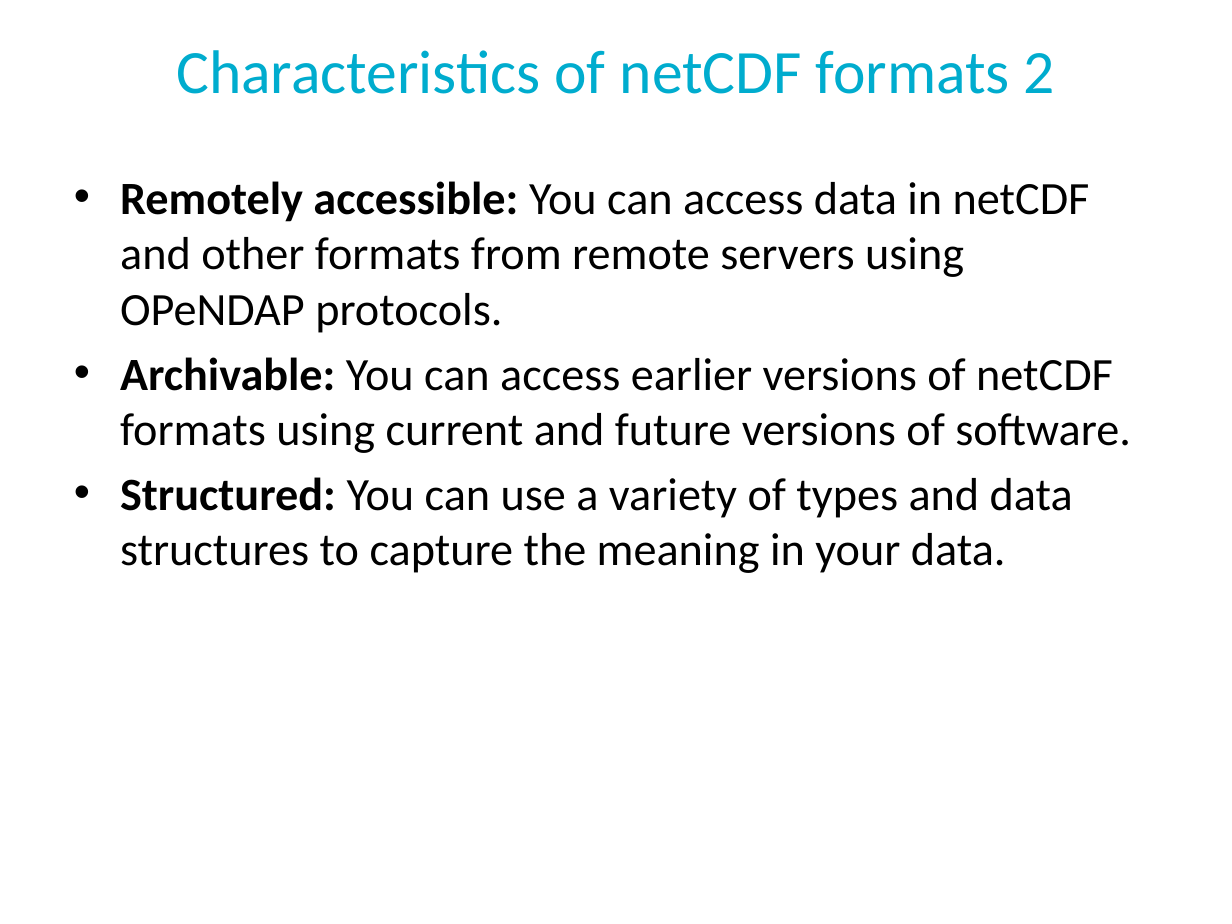
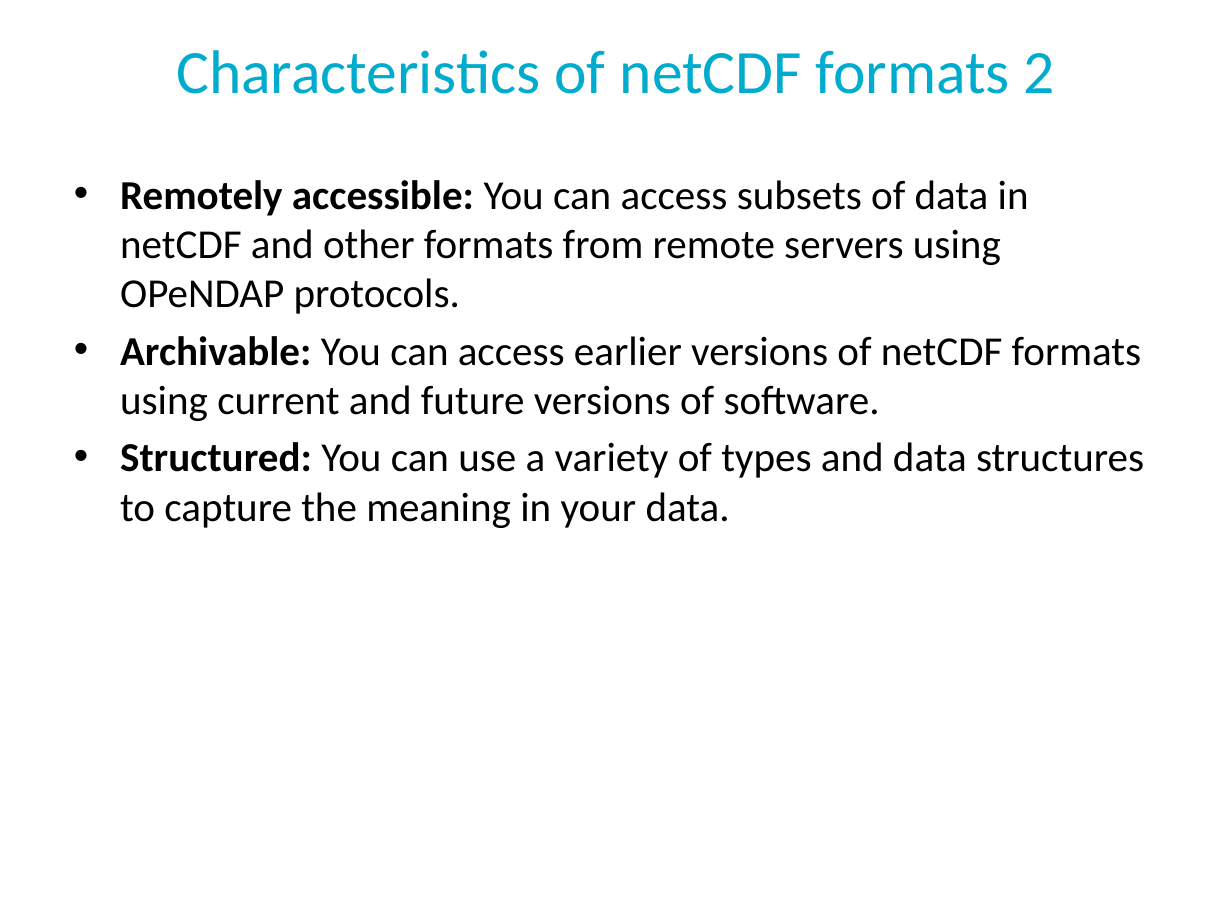
Before and after one commit to Unidata/python-workshop, a slide deck: slide 13 of presentations/netcdf-intro.pptx. Drawn at 1232x924 pixels with LibreOffice and Linux fonts; fonts in the diff are those of the drawing; background and template pictures are left out. Boxes give left, top, right and bottom in pixels: in the first picture for what was removed or moved away, otherwise in the second. Text is boxed around its words. In the diff, an @@ line names an element or a change of style, - is before the commit and + after.

```diff
--- a/presentations/netcdf-intro.pptx
+++ b/presentations/netcdf-intro.pptx
@@ text at (x1=120, y1=180, x2=1029, y2=314): text changed; size 27 to 24 pt @@
-• Remotely accessible: You can access data in netCDF and other formats from remote servers using OPeNDAP protocols.
+• Remotely accessible: You can access subsets of data in netCDF and other formats from remote servers using OPeNDAP protocols.
@@ text at (x1=120, y1=336, x2=1144, y2=528): size 27 to 24 pt in "Archivable: You can access earlier versions of ...", "Structured: You can use a variety of ..." @@
```
Also in this commit, not shown: 16 other slides changed, 1 other file.
